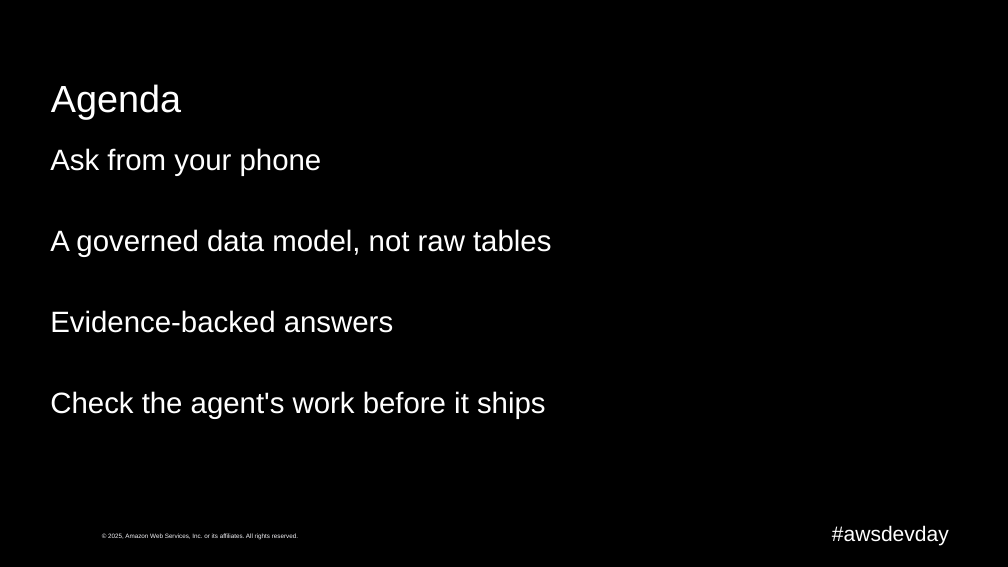
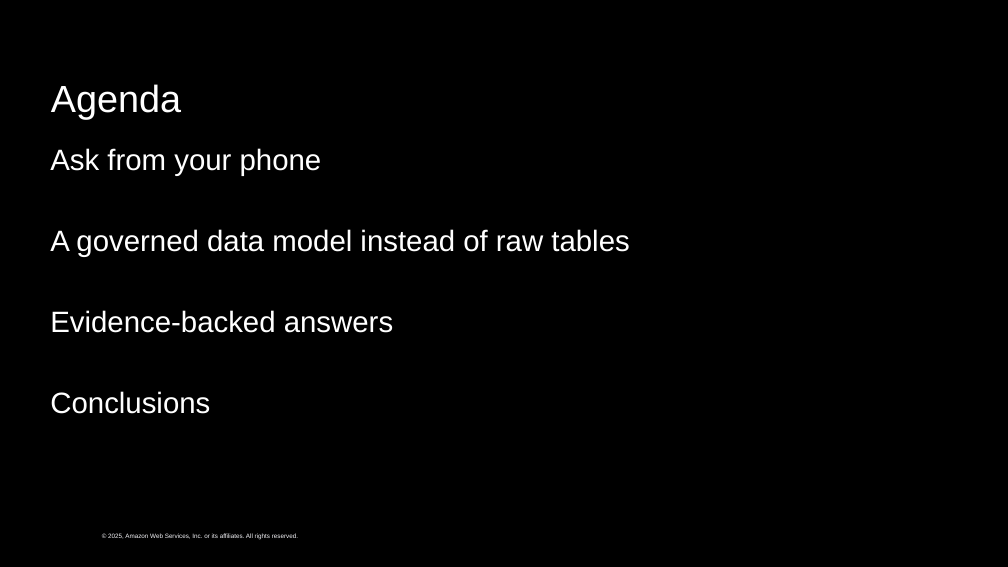
Before and after one commit to caroline-cah/lakehouse-harness, a slide deck: slide 2 of talk/harness-engineering-live.pptx (slide 3 before the commit). Drawn at 1008x567 pixels with LibreOffice and Linux fonts; fonts in the diff are those of the drawing; background and template pictures are left out. Boxes give left, top, right and bottom in pixels: in the first picture for what was removed or moved away, otherwise in the second. Text is boxed around its words. In the diff, an @@ line names an element or a change of style, - is before the commit and + after.

```diff
--- a/talk/harness-engineering-live.pptx
+++ b/talk/harness-engineering-live.pptx
@@ text at box(50, 229, 629, 257): text changed @@
-A governed data model, not raw tables
+A governed data model instead of raw tables
@@ text at box(50, 391, 210, 414): text changed @@
-Check the agent's work before it ships
+Conclusions
@@ text removed at box(832, 525, 949, 545) @@
-#awsdevday
```
Also in this commit, not shown: 28 other slides changed, 3 slides added, 9 slides removed, 32 other files.
